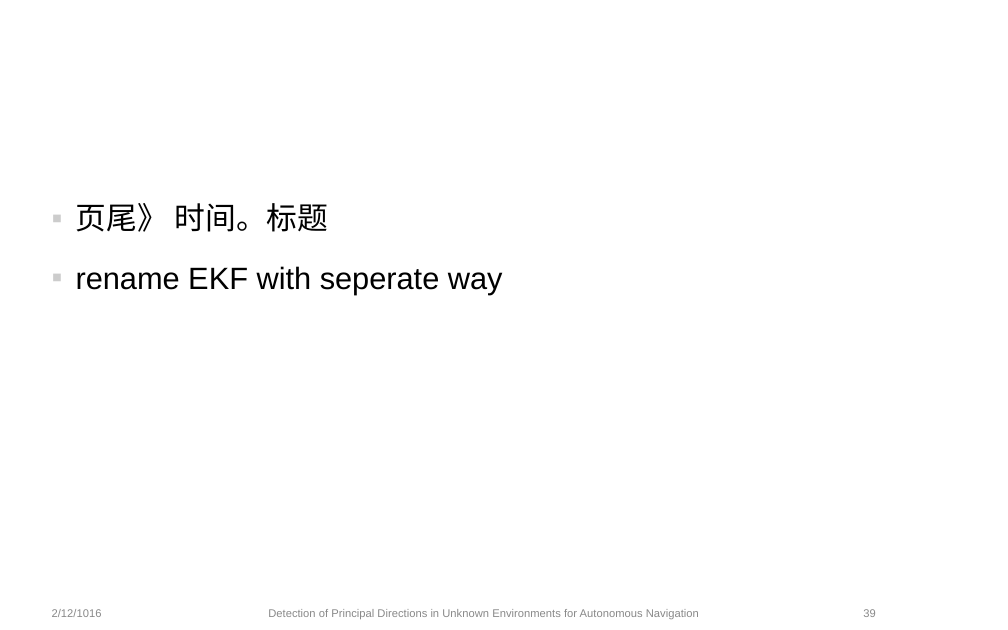
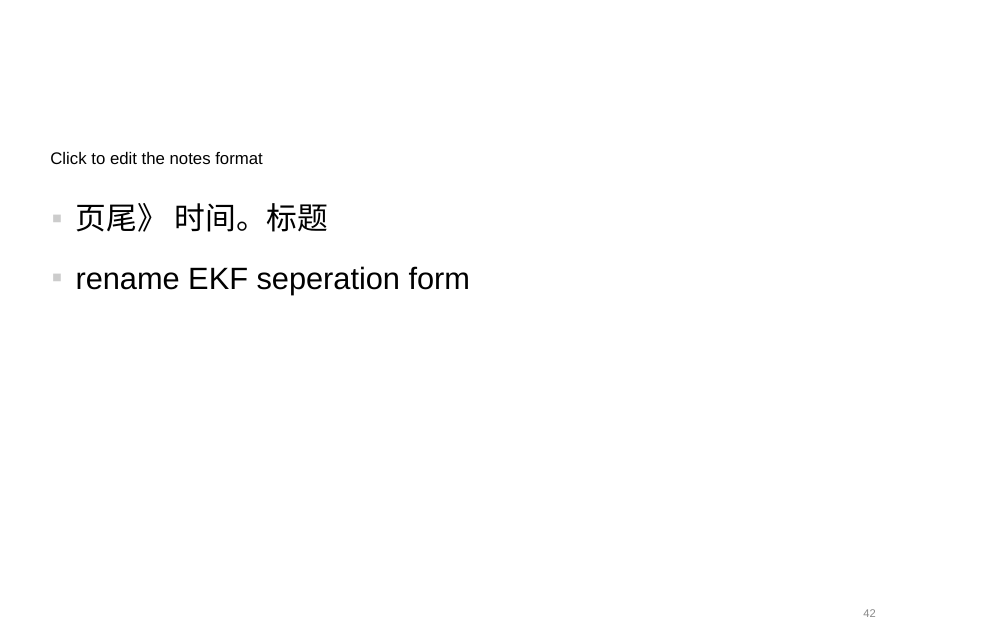
Before and after one commit to yitong-quan/thesis_indoorLocalization, a slide deck: slide 42 of text_editing/ppt/Zwischenpraesentation.ppt (slide 39 before the commit). Drawn at 1008x630 pixels with LibreOffice and Linux fonts; fonts in the diff are those of the drawing; background and template pictures are left out. Boxes give left, top, right and bottom in pixels: in the first picture for what was removed or moved away, otherwise in the second. Text is boxed around its words. In the diff, an @@ line names an element or a change of style, - is before the commit and + after.

```diff
--- a/text_editing/ppt/Zwischenpraesentation.ppt
+++ b/text_editing/ppt/Zwischenpraesentation.ppt
@@ text added at box(50, 152, 263, 164), 12 pt, text #000000 @@
+Click to edit the notes format
@@ text at box(76, 266, 470, 295): text changed @@
-▪ rename EKF with seperate way
+▪ rename EKF seperation form
@@ text removed at box(52, 609, 102, 617) @@
-2/12/1016
@@ text removed at box(268, 609, 699, 619) @@
-Detection of Principal Directions in Unknown Environments for Autonomous Navigation
@@ page number at box(863, 609, 875, 617): text changed @@
-39
+42
```
Also in this commit, not shown: 30 other slides changed, 12 slides added, 15 slides removed, 3 other files.
